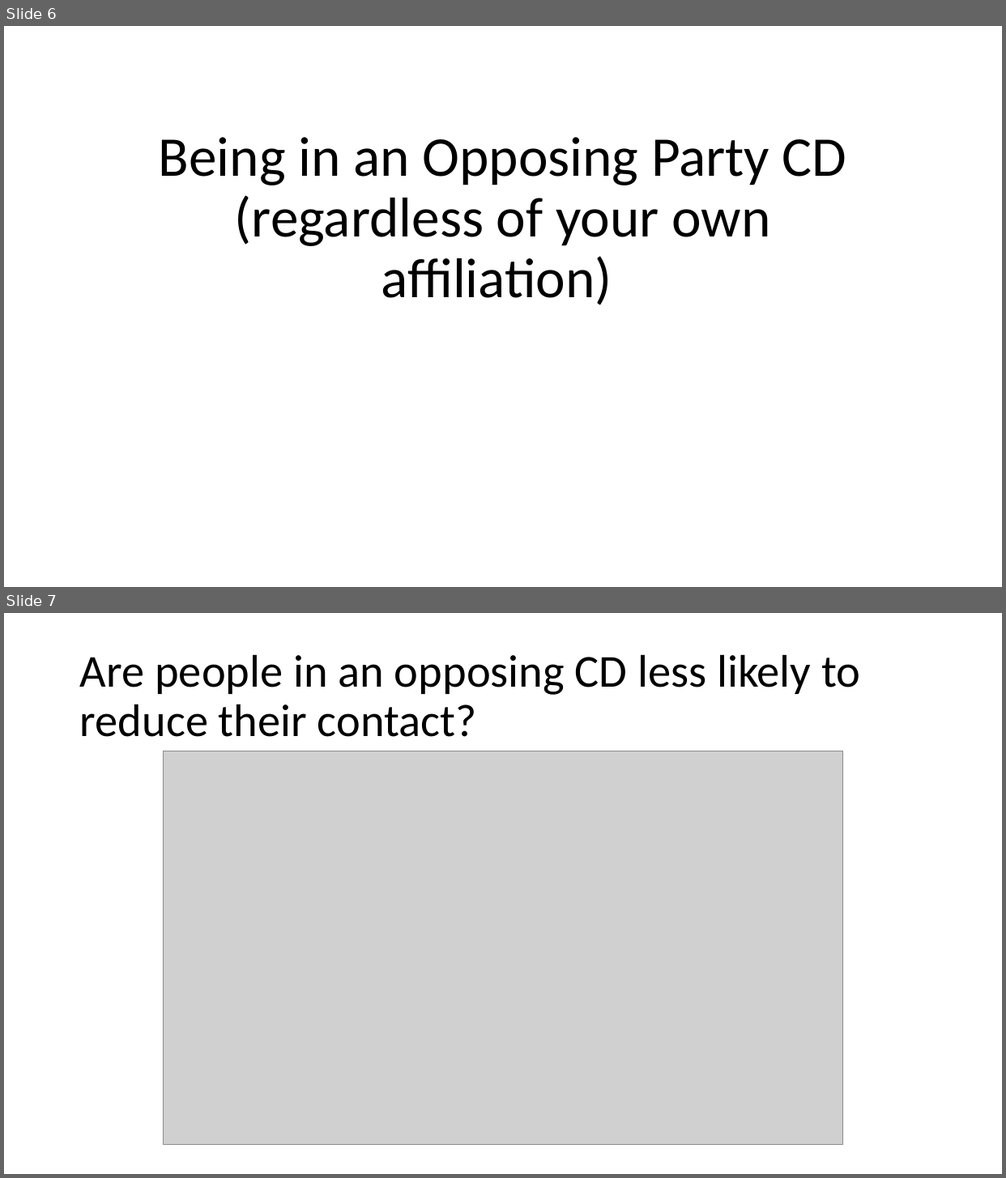
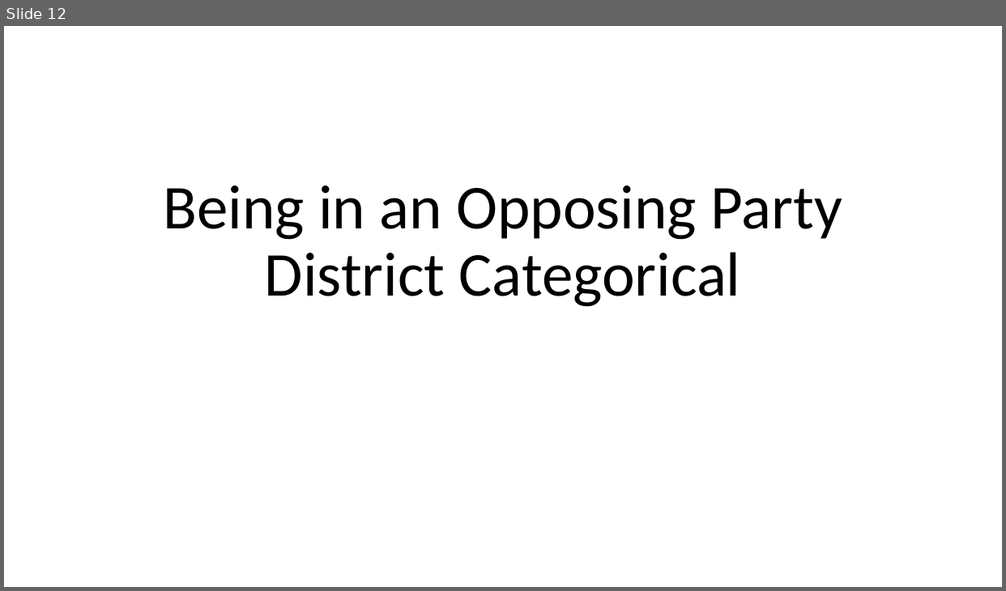
Before and after one commit to chrissoria/BICS_Political_Polarization, a slide deck: plots/Preliminary_Plots.pptx. Shown one above the other, each under a label of ours: slides 6 and 7 before the commit, slide 12 after it. The pictures are 1006x1178 and 1006x591 pixels, drawn with LibreOffice and Linux fonts; fonts in the diff are those of the drawing; grey boxes stand for pictures. Boxes give left, top, right and bottom in pixels: in the first picture for what was removed or moved away, otherwise in the second. Text is boxed around its words. In the diff, an @@ line names an element or a change of style, - is before the commit and + after.

```diff
--- a/plots/Preliminary_Plots.pptx
+++ b/plots/Preliminary_Plots.pptx
@@ slide 7 removed at <box>4,613,1002,1174</box>, background #FFFFFF @@
@@ title removed at <box>80,654,860,737</box> @@
-Are people in an opposing CD less likely to reduce their contact?
@@ picture removed at <box>164,752,842,1145</box> @@
@@ what was slide 6 is now slide 12 @@
@@ slide 12 changed as well @@
@@ title at <box>163,186,842,307</box>: text changed; size 54 to 60 pt @@
-Being in an Opposing Party CD (regardless of your own affiliation)
+Being in an Opposing Party District Categorical
```
Also in this commit, not shown: 4 other slides changed, 23 slides added, 8 other slides removed, 22 other files.
